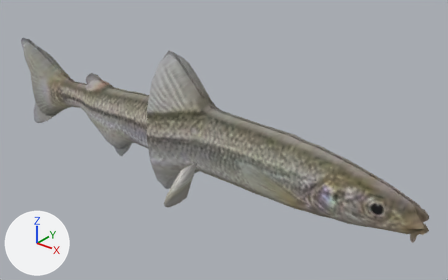
Before and after pictures for a commit that changed the glTF model public/aqua/models/fish/smelt.glb.
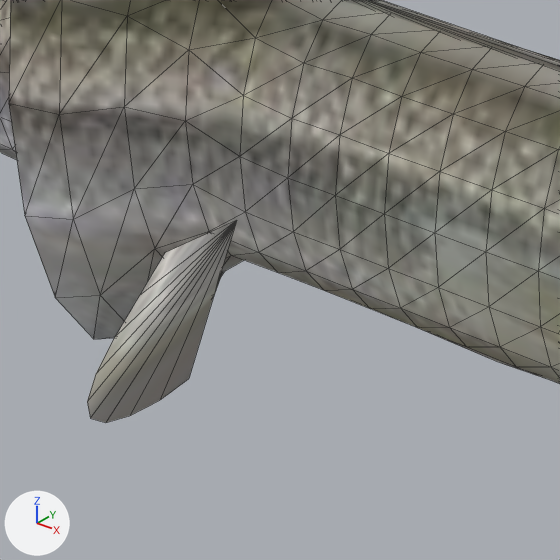
Old and new are each drawn whole from a camera (50 mm lens) standing at (4007.523, -1.617, -8.703) and looking at (4006.159, 0.088, -9.76) and again close up on the part from 32% to 60% of the width and 40% to 85% of the height. The axes (+X, +Y, +Z) are drawn at lower left. The lights are the same throughout. The older version's two pictures come first. The close-ups show mesh edges as thin lines. Vertices at exactly the same position are counted once.

Objects in the first close-up: 'smelt'.
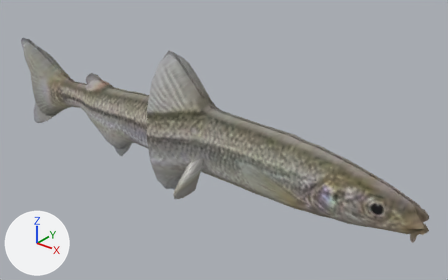
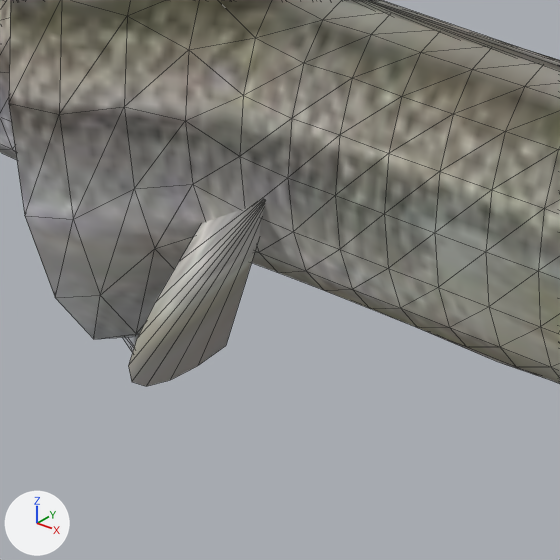
Changed parts and their boxes [x1, y1, x2, y2] in the close-ups (560 x 560 px; the box of a moved part takes in the faces that stretch with it):
'smelt', reshaped: before [0, 0, 560, 423]; after [0, 0, 560, 386]
part 1 of me_smelt, moved or reshaped: before [87, 220, 237, 423]; after [129, 200, 265, 386]

What the commit changed:
me_smelt is used by ob_smelt; location (0.0, 0.0, 0.0).
me_smelt had 892 vertices, 1750 faces and spanned x 4005.01..4007.02, y -0.27..0.27, z -10.02..-9.41.
me_smelt now has 892 vertices, 1750 faces and spans x 4005.01..4007.02, y -0.22..0.22, z -10.02..-9.41.
me_smelt part 1: the loose piece of 11 vertices spanning x 4006.12..4006.2, y -0.27..-0.12, z -9.93..-9.76 is moved by (-0.01, 0.06, 0.01).
Other edits to the shape of me_smelt do not show in these pictures.
